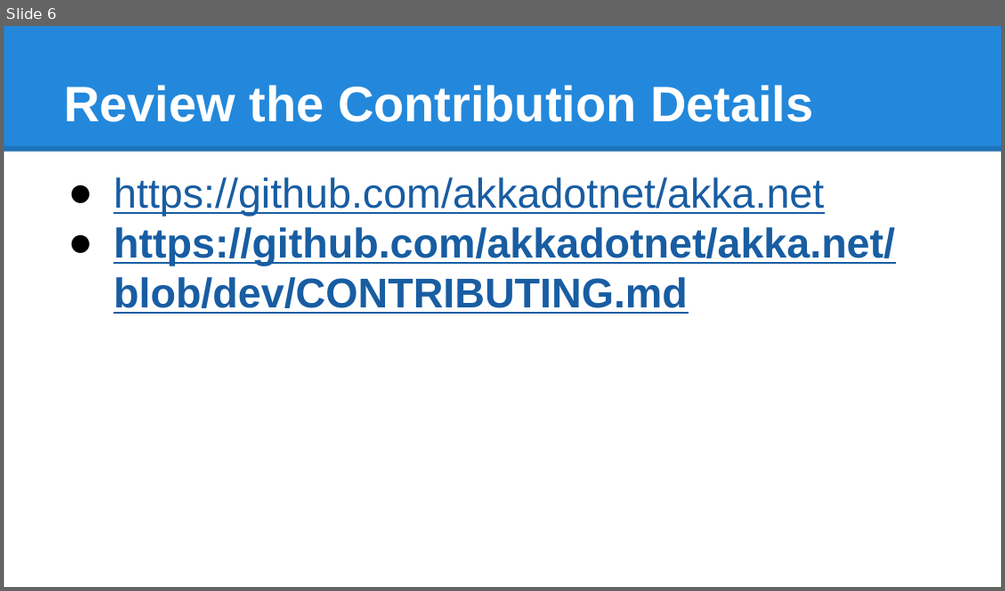
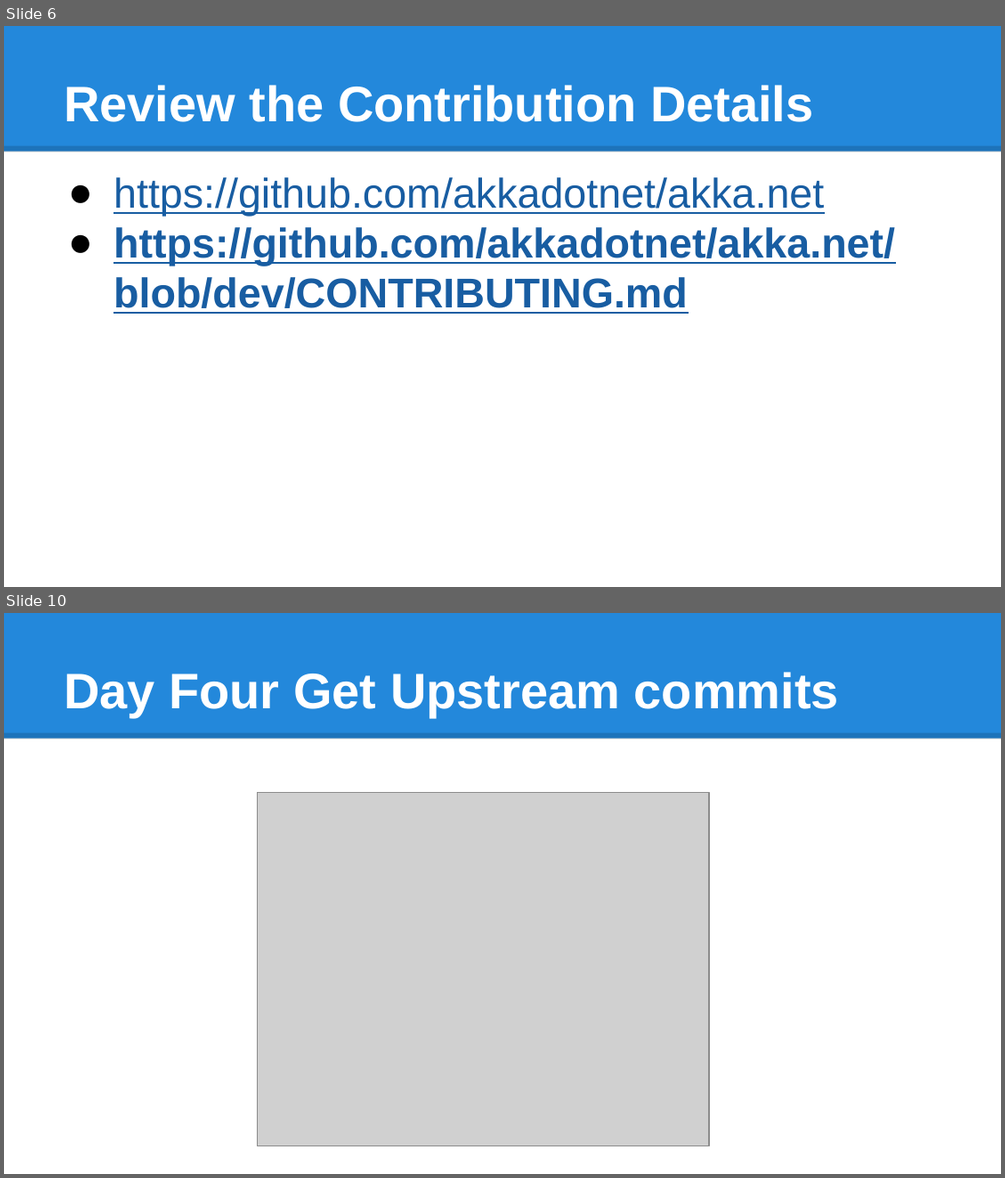
Before and after one commit to jcwrequests/akka-screencasts, a slide deck: Pull Request 101/Pull Request 101.pptx. Shown one above the other, each under a label of ours: slide 6 before the commit, slides 6 and 10 after it; the slides between them are not shown. The pictures are 1005x591 and 1005x1178 pixels, drawn with LibreOffice and Linux fonts; fonts in the diff are those of the drawing; grey boxes stand for pictures. Boxes give left, top, right and bottom in pixels: in the first picture for what was removed or moved away, otherwise in the second. Text is boxed around its words. In the diff, an @@ line names an element or a change of style, - is before the commit and + after.

```diff
--- a/Pull Request 101/Pull Request 101.pptx
+++ b/Pull Request 101/Pull Request 101.pptx
@@ slide 10 added at [4, 613, 1001, 1174], background #FFFFFF; not listed: 2 template elements that a slide beside it also shows @@
@@ title added at [64, 672, 839, 717], 36 pt, text #FFFFFF, bold @@
+Day Four Get Upstream commits
@@ picture added at [257, 793, 709, 1145] @@
```
Also in this commit, not shown: 7 other slides added, 1 slide removed.
